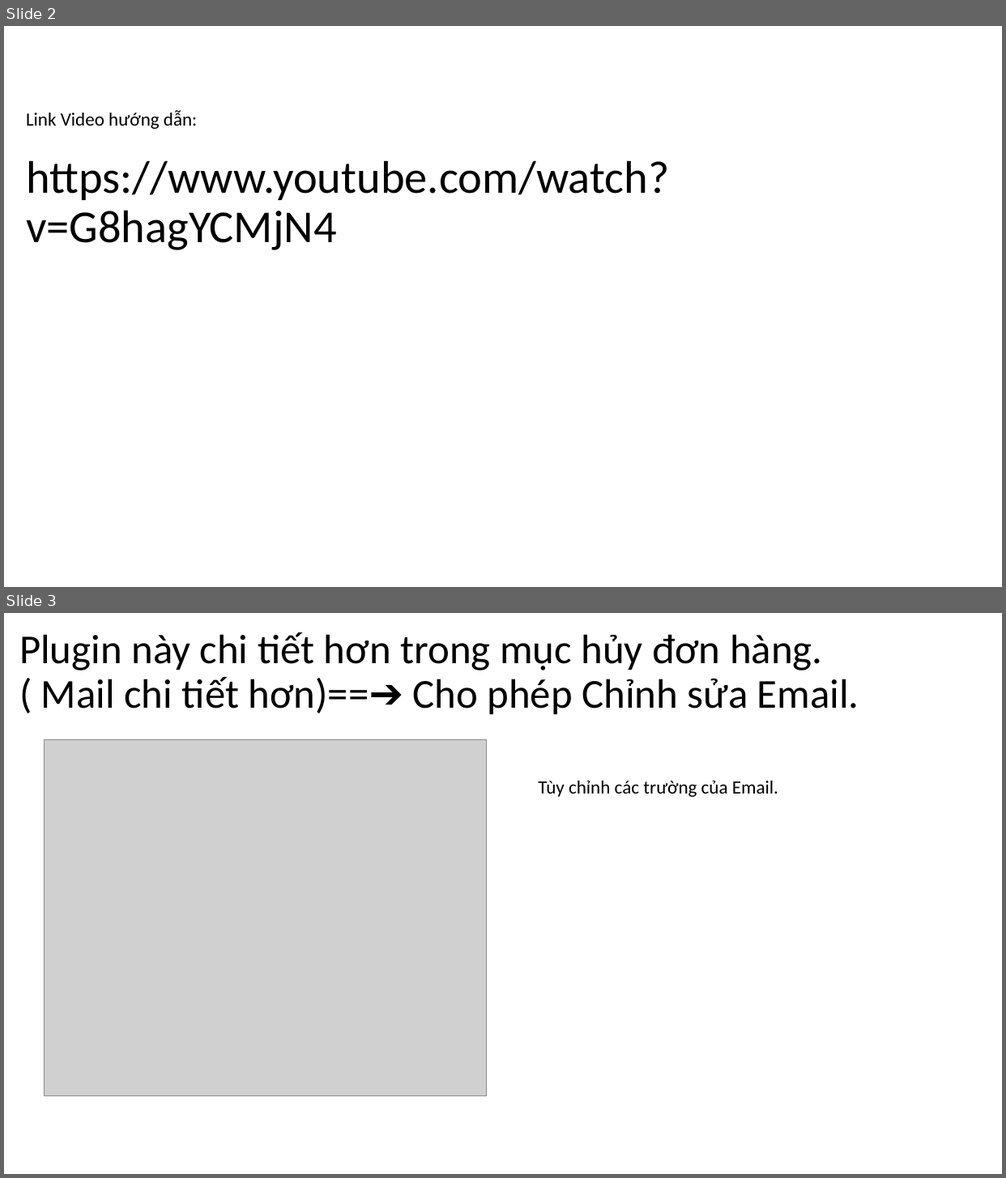
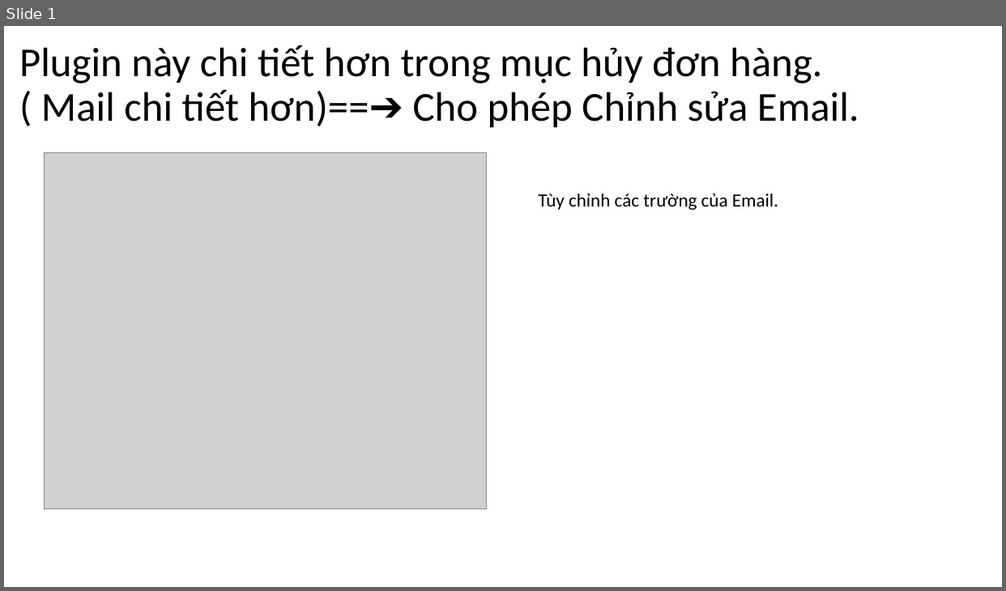
Before and after one commit to DangVanDoan05/TAILIEUWORDPRESS14-12-2024, a slide deck: Plugin nút hủy đơn hàng.pptx. Shown one above the other, each under a label of ours: slides 2 and 3 before the commit, slide 1 after it. The pictures are 1006x1178 and 1006x591 pixels, drawn with LibreOffice and Linux fonts; fonts in the diff are those of the drawing; grey boxes stand for pictures. Boxes give left, top, right and bottom in pixels: in the first picture for what was removed or moved away, otherwise in the second. Text is boxed around its words. In the diff, an @@ line names an element or a change of style, - is before the commit and + after.

```diff
--- a/Plugin nút hủy đơn hàng.pptx
+++ b/Plugin nút hủy đơn hàng.pptx
@@ slide 2 removed at (4, 26, 1002, 587), background #FFFFFF @@
@@ text removed at (26, 110, 197, 129) @@
-Link Video hướng dẫn:
@@ title removed at (26, 160, 669, 250) @@
-https://www.youtube.com/watch?v=G8hagYCMjN4
@@ what was slide 3 is now slide 1 @@
```
Also in this commit, not shown: 1 slide added, 5 other slides removed, 11 other files.
